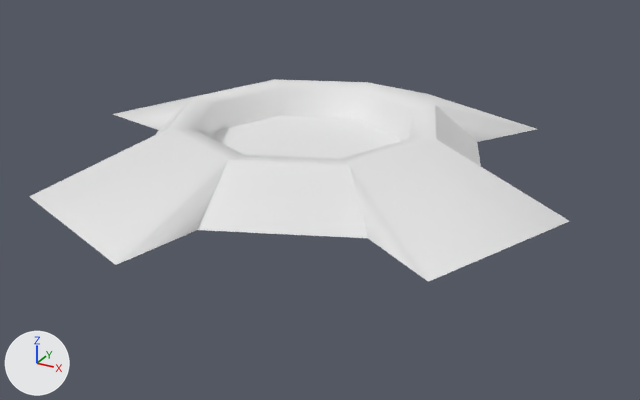
A saved change to the glTF model docs/base/@vl2/shapes.vl2/shapes/ext_flagstand.glb.
Before and after are seen from a camera (50 mm lens) standing at (4.61, -8.14, 3.64) and looking at (0.23, -0.17, -0.34). Arrows for +X, +Y and +Z are at lower left; the lights stay in place. The picture after the commit comes second.

Objects in the first picture: 'Flagbase', 'Pad'.
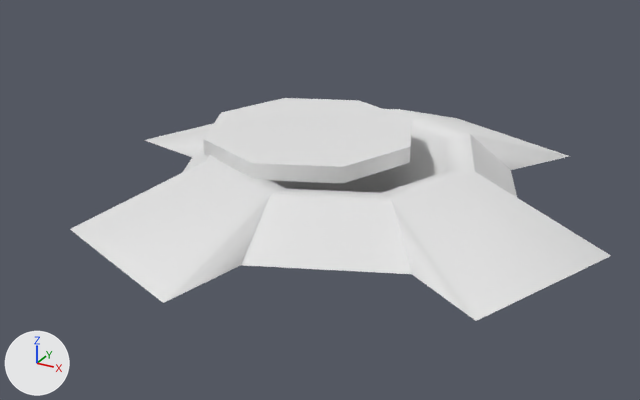
Boxes [x1, y1, x2, y2] around the edits, measured in the pictures (640 x 400 px):
'Flagbase', moved: before [29, 79, 569, 282]; after [70, 109, 611, 321]
'Pad', moved: before [212, 115, 400, 159]; after [203, 98, 412, 183]

The change, as a list of edits to the scene's bpy script:
```text
Change ob_flagbase:
    ob_flagbase.location: (0.0, 0.0, 0.0) -> (0.405, 0.104, -0.318)
Change ob_pad:
    ob_pad.location: (0.0, 0.0, 0.0) -> (-0.002, 0.097, 0.194)
```
